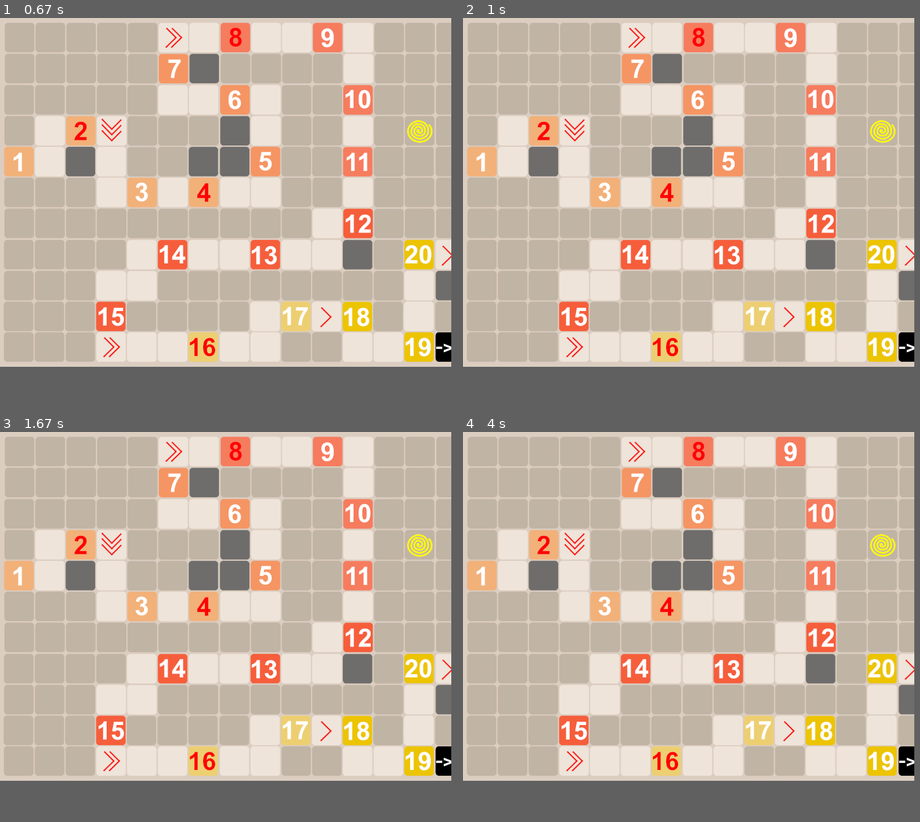
Above: before the commit, frames 1-4 (two rows, left to right).
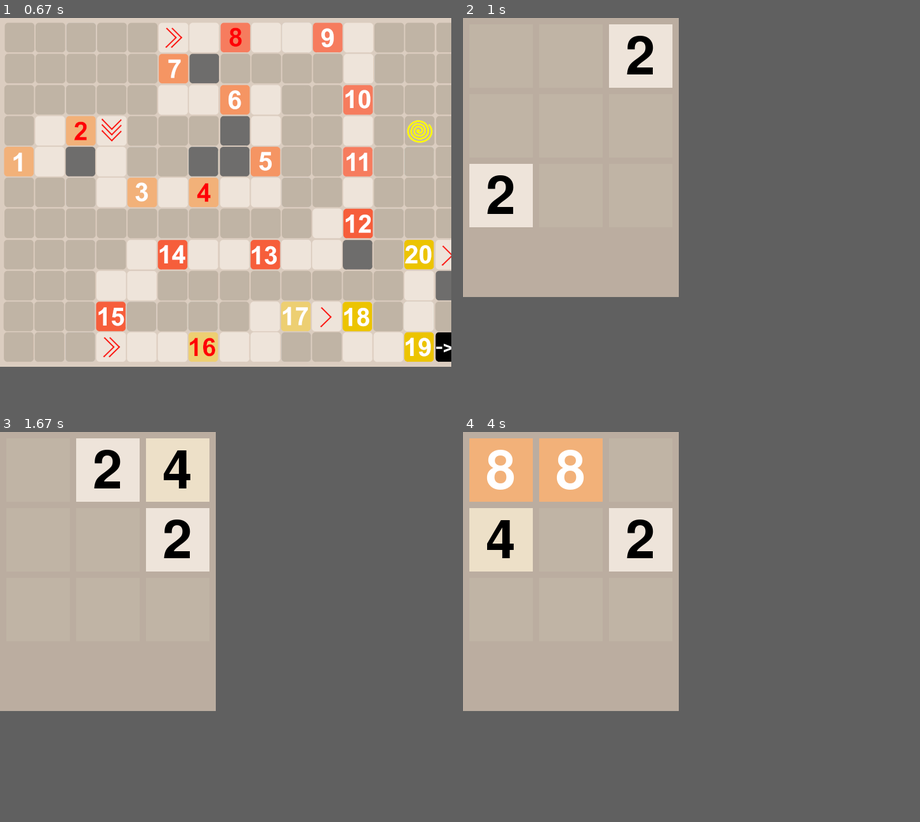
Above: after the commit, the same moments.

Repository: KapitaenKirSche/2048
Game: pygame game, started from main.py
Two runs of this game, one before a commit and one after it. Both use one fixed random seed, a clock stepped at 60 frames per second and the inputs below.
Inputs (mouse positions are in pixels of both pictures, inside the frame that each line leads up to):
- Up to frame 1 (0.67 s): tap Space at 0.33 s
- Up to frame 2 (1 s): click (481, 162) at 0.72 s
- Up to frame 3 (1.67 s): hold Right 1-1.47 s; hold Up from 1.5 s (still down)
- Up to frame 4 (4 s): release Up at 1.8 s; hold Left 2.33-2.87 s; hold Down 2.9-3.2 s; hold Left 3.23-3.63 s; hold Up from 3.67 s (still down)
In our replay, in frame 2 the window is 711x550 before the commit and 340x440 after it. These sizes can differ from the game's own. Grey fills any space a smaller window leaves; there, only what the larger window draws over its background counts as a difference.

Frame 1 is identical in both runs. In frame 2, 43% of the frame differs, in the area x 0-99%, y 0-90%; in frame 3, 44%; in frame 4, 48%.

Commit message:
finished clickable, and config import change in main

Diff:
--- a/config.py
+++ b/config.py
@@ -1,6 +1,5 @@
 #Farben
 import pygame
-
 
 colors = {
     0: (192, 180, 165),
@@ -16,28 +15,31 @@
     1024: (237, 197, 63),
     2048: (237, 194, 46),
     "bg": (187, 173, 160),
-    "text_2&4":(0,0,0),
-    "text_rest":(255,255,255)
+    "text_2&4": (0, 0, 0),
+    "text_rest": (255, 255, 255)
 }
-tile_surfaces={}
-tile_list=[0,2,4,8,16,32,64,128,256,512,1024,2048]
+tile_surfaces = {}
+tile_list = [0, 2, 4, 8, 16, 32, 64, 128, 256, 512, 1024, 2048]
+
+level1_board = [[0, 0, 2], [0, 0, 0], [2, 0, 0]]
+boards = {"level1": level1_board}
 
 # Größe des Spielfeldes
-width = 4 #  Felder breit
-length = 4 # Felder hoch
-size = 100 # 1 Block ist 100 Pixel breit und hoch
-size_in_between=10#Abstand zwischen allen Blöcken, sowie zwischen block und rand
+width = 4  #  Felder breit
+length = 4  # Felder hoch
+size = 100  # 1 Block ist 100 Pixel breit und hoch
+size_in_between = 10  #Abstand zwischen allen Blöcken, sowie zwischen block und rand
 xextra = 0
 yextra = 100
-xmax = width * size + xextra+size_in_between*(width+1)  # x-Koordinate des rechten Randes
-ymax = length * size + yextra+size_in_between*(length+1)  # y-Koordinate des unteneren Randes
+xmax = width * size + xextra + size_in_between * (
+    width + 1)  # x-Koordinate des rechten Randes
+ymax = length * size + yextra + size_in_between * (
+    length + 1)  # y-Koordinate des unteneren Randes
 
-homeHeight= 615
+homeHeight = 615
 homeWidth = 720
-overworldHeight=550
-overworldWidth=711
-
-
+overworldHeight = 550
+overworldWidth = 711
 
 running = True
 
@@ -45,65 +47,61 @@
 board = []
 
 #default fuer Richtung. Up-0,Right-1,Down-2,Left-3
-direction=-1
+direction = -1
 #prüft ob Spielfeld verändert wurde
-changed=True
+changed = True
 
-score=0
-highscore=0
+score = 0
+highscore = 0
 
-ui_down_rect=pygame.Rect(0,length * size+size_in_between*(length+1),width * size + xextra+size_in_between*(width+1),yextra)
+ui_down_rect = pygame.Rect(
+    0, length * size + size_in_between * (length + 1),
+    width * size + xextra + size_in_between * (width + 1), yextra)
 
-tilerect = pygame.Rect(size_in_between,size_in_between,size,size)
+tilerect = pygame.Rect(size_in_between, size_in_between, size, size)
 
-status="homeInit"
+status = "homeInit"
 
+startscreen_original = pygame.image.load("assets/images/startscreen.jpg")
+overworld1_original = pygame.image.load("assets/images/levelselect1.PNG")
+overworld2_original = pygame.image.load("assets/images/levelselect2.PNG")
 
-startscreen_original=pygame.image.load("assets/images/startscreen.jpg")
-overworld1_original=pygame.image.load("assets/images/levelselect1.PNG")
-overworld2_original=pygame.image.load("assets/images/levelselect2.PNG")
+bilder = {
+    "startscreen":
+    pygame.transform.scale(startscreen_original, (homeWidth, homeHeight)),
+    "overworld1":
+    overworld1_original,
+    "overworld2":
+    overworld2_original
+}
 
-bilder={"startscreen" : pygame.transform.scale(startscreen_original, (homeWidth, homeHeight)),
-        "overworld1":overworld1_original,
-        "overworld2":overworld2_original
-        }
+maxWertTile = 2048
 
+r_siz = 49
 
+clickpos_levelselect1 = [
+    (pygame.Rect(0 * r_siz + 5, 4 * r_siz + 5, r_siz, r_siz), "Level1"),
+    (pygame.Rect(2 * r_siz + 5, 3 * r_siz + 5, r_siz, r_siz), "Level2"),
+    (pygame.Rect(4 * r_siz + 5, 5 * r_siz + 5, r_siz, r_siz), "Level3"),
+    (pygame.Rect(6 * r_siz + 5, 5 * r_siz + 5, r_siz, r_siz), "Level4"),
+    (pygame.Rect(8 * r_siz + 5, 4 * r_siz + 5, r_siz, r_siz), "Level5"),
+    (pygame.Rect(7 * r_siz + 5, 2 * r_siz + 5, r_siz, r_siz), "Level6"),
+    (pygame.Rect(5 * r_siz + 5, 1 * r_siz + 5, r_siz, r_siz), "Level7"),
+    (pygame.Rect(7 * r_siz + 5, 0 * r_siz + 5, r_siz, r_siz), "Level8"),
+    (pygame.Rect(10 * r_siz + 5, 0 * r_siz + 5, r_siz, r_siz), "Level9"),
+    (pygame.Rect(11 * r_siz + 5, 2 * r_siz + 5, r_siz, r_siz), "Level10"),
+    (pygame.Rect(11 * r_siz + 5, 4 * r_siz + 5, r_siz, r_siz), "Level11"),
+    (pygame.Rect(11 * r_siz + 5, 6 * r_siz + 5, r_siz, r_siz), "Level12"),
+    (pygame.Rect(8 * r_siz + 5, 7 * r_siz + 5, r_siz, r_siz), "Level13"),
+    (pygame.Rect(5 * r_siz + 5, 7 * r_siz + 5, r_siz, r_siz), "Level14"),
+    (pygame.Rect(3 * r_siz + 5, 9 * r_siz + 5, r_siz, r_siz), "Level15"),
+    (pygame.Rect(6 * r_siz + 5, 10 * r_siz + 5, r_siz, r_siz), "Level16"),
+    (pygame.Rect(9 * r_siz + 5, 9 * r_siz + 5, r_siz, r_siz), "Level17"),
+    (pygame.Rect(11 * r_siz + 5, 9 * r_siz + 5, r_siz, r_siz), "Level18"),
+    (pygame.Rect(13 * r_siz + 5, 10 * r_siz + 5, r_siz, r_siz), "Level19"),
+    (pygame.Rect(13 * r_siz + 5, 7 * r_siz + 5, r_siz, r_siz), "Level20"),
+    (pygame.Rect(14 * r_siz + 3, 10 * r_siz + 4, r_siz,
+                 r_siz), "Levelselect2"),
+]
 
-maxWertTile=2048
-
-
-r_siz=49
-
-clickpos_levelselect1=[
-        (pygame.Rect(0  * r_siz + 5, 4 * r_siz + 5, r_siz, r_siz), "Level1"),
-        (pygame.Rect(2  * r_siz + 5, 3 * r_siz + 5, r_siz, r_siz), "Level2"),
-        (pygame.Rect(4  * r_siz + 5, 5 * r_siz + 5, r_siz, r_siz), "Level3"),
-        (pygame.Rect(6  * r_siz + 5, 5 * r_siz + 5, r_siz, r_siz), "Level4"),
-        (pygame.Rect(8  * r_siz + 5, 4 * r_siz + 5, r_siz, r_siz), "Level5"),
-        (pygame.Rect(7  * r_siz + 5, 2 * r_siz + 5, r_siz, r_siz), "Level6"),
-        (pygame.Rect(5  * r_siz + 5, 1 * r_siz + 5, r_siz, r_siz), "Level7"),
-        (pygame.Rect(7  * r_siz + 5, 0 * r_siz + 5, r_siz, r_siz), "Level8"),
-        (pygame.Rect(10 * r_siz + 5, 0 * r_siz + 5, r_siz, r_siz), "Level9"),
-        (pygame.Rect(11 * r_siz + 5, 2 * r_siz + 5, r_siz, r_siz), "Level10"),
-        (pygame.Rect(11 * r_siz + 5, 4 * r_siz + 5, r_siz, r_siz), "Level11"),
-        (pygame.Rect(11 * r_siz + 5, 6 * r_siz + 5, r_siz, r_siz), "Level12"),
-        (pygame.Rect(8  * r_siz + 5, 7 * r_siz + 5, r_siz, r_siz), "Level13"),
-        (pygame.Rect(5  * r_siz + 5, 7 * r_siz + 5, r_siz, r_siz), "Level14"),
-        (pygame.Rect(3  * r_siz + 5, 9 * r_siz + 5, r_siz, r_siz), "Level15"),
-        (pygame.Rect(6  * r_siz + 5, 10* r_siz + 5, r_siz, r_siz), "Level16"),
-        (pygame.Rect(9  * r_siz + 5, 9 * r_siz + 5, r_siz, r_siz), "Level17"),
-        (pygame.Rect(11 * r_siz + 5, 9 * r_siz + 5, r_siz, r_siz), "Level18"),
-        (pygame.Rect(13 * r_siz + 5, 10* r_siz + 5, r_siz, r_siz), "Level19"),
-        (pygame.Rect(13 * r_siz + 5, 7 * r_siz + 5, r_siz, r_siz), "Level20"),
-        (pygame.Rect(14 * r_siz + 3, 10* r_siz + 4, r_siz, r_siz), "Levelselect2"),
-        ]
-
-lvls2=[]
-
-
-
-board_level1=[[0,2,0],
-              [0,0,0],
-              [0,0,4]
-              ]
+lvls2 = []
--- a/logic.py
+++ b/logic.py
@@ -2,6 +2,7 @@
 import random
 import config
 import pygame
+import copy
 
 #Bewegen-------------------------------------------------------------------------------------
 #Nimmt ein Spielfeld als Eingabe und gibt ein Spielfeld zurück, bei dem alle Felder soweit wie möglich in die richtige Richtung bewegt sind.
@@ -237,13 +238,11 @@
   return board
 
 
-def initGame(x, y, anzahlnewrand):
-
-  return buildBoard(x, y, anzahlnewrand)
-
-
 #Zeichnen---------------------------------------------------------
-def drawBoard(board, fenster, colors=config.colors,tile_surfs=config.tile_surfaces):
+def drawBoard(board,
+              fenster,
+              colors=config.colors,
+              tile_surfs=config.tile_surfaces):
   '''
   input: board(matrix, das Spielfeld), fenster(pygame window, in welchem fenster das Spielfeld gemalt werden soll)
 
@@ -260,7 +259,6 @@
       fenster.blit(tile_surfs[tile], (rectx, recty))
 
 
-
 def drawUIingame(score, highscore, fenster, colors=config.colors):
   '''
   Input: score(int, aktuelle Punktezahl), highscore(int, beste Punktezahl)
@@ -276,9 +274,9 @@
   '''
   fenster.blit(config.bilder["startscreen"], (0, 0))
 
-def drawOverworld(fenster,site):
-  fenster.blit(config.bilder["overworld"+str(site)], (0, 0))
-
+
+def drawOverworld(fenster, site):
+  fenster.blit(config.bilder["overworld" + str(site)], (0, 0))
 
 
 def konsolenAusgabe(board):
@@ -288,7 +286,12 @@
 
 
 #-------------------------------
-def draw_text_in_box(surface, text, font="Arial", color1=(0, 0, 0),color2=(255,255,255),fact=0.85):
+def draw_text_in_box(surface,
+                     text,
+                     font="Arial",
+                     color1=(0, 0, 0),
+                     color2=(255, 255, 255),
+                     fact=0.85):
   """
   Draws text in a box on the given surface.
   Make sure never exeeding the box's dimensions.
@@ -299,36 +302,49 @@
   text_to_draw = my_font.render(str(text), True, color1)
   text_width = text_to_draw.get_width()
   text_height = text_to_draw.get_height()
-  while text_width < surface.get_width()*fact and text_height < surface.get_height()*fact:
+  while text_width < surface.get_width(
+  ) * fact and text_height < surface.get_height() * fact:
     fontsize += 1
     my_font = pygame.font.SysFont(font, fontsize)
     text_to_draw = my_font.render(str(text), True, color1)
     text_width = text_to_draw.get_width()
     text_height = text_to_draw.get_height()
   my_font = pygame.font.SysFont(font, fontsize - 1)
-  if int(text) <=4:
-    color=color1
+  if int(text) <= 4:
+    color = color1
   else:
-    color=color2
+    color = color2
   text_to_draw = my_font.render(str(text), True, color)
   text_width = text_to_draw.get_width()
   text_height = text_to_draw.get_height()
   surfheight = surface.get_height()
   surfwidth = surface.get_width()
-  if text !=0:
-    surface.blit(text_to_draw, (surfwidth / 2 - text_width / 2, (surfheight / 2 - text_height / 2)+3))
-
-
-def setup_tiles(width, heigth, tile_list=config.tile_list, colors=config.colors, font="assets/fonts/ClearSans-Bold.ttf",font_color=(255,255,255)):
+  if text != 0:
+    surface.blit(text_to_draw, (surfwidth / 2 - text_width / 2,
+                                (surfheight / 2 - text_height / 2) + 3))
+
+
+def setup_tiles(width,
+                heigth,
+                tile_list=config.tile_list,
+                colors=config.colors,
+                font="assets/fonts/ClearSans-Bold.ttf",
+                font_color=(255, 255, 255)):
   tiles = {}
   for tile in tile_list:
     tile_surf = pygame.Surface((width, heigth))
     tile_surf.fill(colors.get(tile))
     draw_text_in_box(tile_surf, tile, font)
-    tiles[tile]=tile_surf
+    tiles[tile] = tile_surf
 
   return tiles
 
 
-def initLevel(board,max_score=-1,max_tile=-1):
-  config.board=board
+def initLevel(board):
+  config.board = copy.deepcopy(board)
+  config.width = len(board[0])
+  config.length = len(board)
+  config.xmax = config.width * config.size + config.xextra + config.size_in_between * (
+      config.width + 1)
+  config.ymax = config.length * config.size + config.yextra + config.size_in_between * (
+      config.length + 1)
--- a/main.py
+++ b/main.py
@@ -2,7 +2,9 @@
 import config as cfg
 from logic import *
 
+
 def inputLoop():
+  #global board, direction, status, running, clickpos_levelselect1
   # Abfrage von Events (Tastendruck / Mausklick)
   for event in pygame.event.get():
     if event.type == pygame.KEYDOWN:
@@ -21,11 +23,11 @@
       elif cfg.status == "home":
         cfg.status = "overworldinit"
 
-      elif cfg.status=="overworldinit":
+      elif cfg.status == "overworldinit":
         pass
-      elif cfg.status=="overworld1":
+      elif cfg.status == "overworld1":
         if event.key == pygame.K_RIGHT:
-          cfg.status="overworld2"
+          cfg.status = "overworld2"
       elif cfg.status == "overworld2":
         if event.key == pygame.K_LEFT:
           cfg.status = "overworld1"
@@ -57,31 +59,30 @@
                 cfg.status = str(area[1]).lower() + "Init"
 
 
-
-
-
-
 def logicLoop():
   '''
   Die Funktion logicLoop ist die Logikschleife des Spiels.
   '''
+  #global board, direction, changed, status, width, length, tile_surfaces, boards
 
   if cfg.status == "homeInit":
     pass
   elif cfg.status == "overworldinit":
     pass
-  elif cfg.status == "overworld1":#in Levelselect Seite 1
+  elif cfg.status == "overworld1":  #in Levelselect Seite 1
     pass
-  elif cfg.status == "overworld2":#in Levelselect Seite2
+  elif cfg.status == "overworld2":  #in Levelselect Seite2
     pass
 
+  elif cfg.status == "level1Init":
+    initLevel(cfg.boards.get("level1"))
 
-  elif cfg.status =="level1Init":
-    initLevel(cfg.board)
+    print(cfg.board)
+    print(cfg.width)
+
   elif cfg.status == "gameInit":  #Erstes mal im Spiel
-    cfg.board = initGame(cfg.width, cfg.length, 2)
-    cfg.tile_surfaces=setup_tiles(cfg.size,cfg.size)
-
+    #board = buildBoard(width, length, 2)
+    cfg.tile_surfaces = setup_tiles(cfg.size, cfg.size)
 
   elif cfg.status == "inGame":  #aktuell im Spiel
     if bewegung_moeglich_generell(cfg.board) == False:
@@ -97,12 +98,11 @@
     cfg.direction = -1
 
 
-
-
 def drawLoop():
   '''
   Die Funktion drawLoop ist die Zeichnungsschleife des Spiels.
   '''
+  #global board, changed, status, window, overworldWidth, overworldHeight, clickpos_levelselect1
   global window
   if cfg.status == "homeInit":
     window = pygame.display.set_mode((cfg.homeWidth, cfg.homeHeight))
@@ -114,22 +114,26 @@
     pass
   elif cfg.status == "overworldinit":
     window = pygame.display.set_mode((cfg.overworldWidth, cfg.overworldHeight))
-    cfg.status="overworld1"
+    cfg.status = "overworld1"
   elif cfg.status == "overworld1":
-    drawOverworld(window,1)
+    drawOverworld(window, 1)
   elif cfg.status == "overworld2":
-    drawOverworld(window,2)
+    drawOverworld(window, 2)
+
+  elif cfg.status == "level1Init":
+    cfg.status = "gameInit"
+
   elif cfg.status == "gameInit":
     window = pygame.display.set_mode((cfg.xmax, cfg.ymax))
-    status = "inGame"
+    cfg.status = "inGame"
   elif cfg.status == "inGame":
     if cfg.changed:
-      #konsolenAusgabe(cfg.board)
+      konsolenAusgabe(cfg.board)
       cfg.changed = False
 
       #Zeichnet das Spiel
       drawUIingame(cfg.score, cfg.highscore, window)
-      drawBoard(cfg.board, window,tile_surfs=cfg.tile_surfaces)
+      drawBoard(cfg.board, window, tile_surfs=cfg.tile_surfaces)
 
   pygame.display.flip()
 
